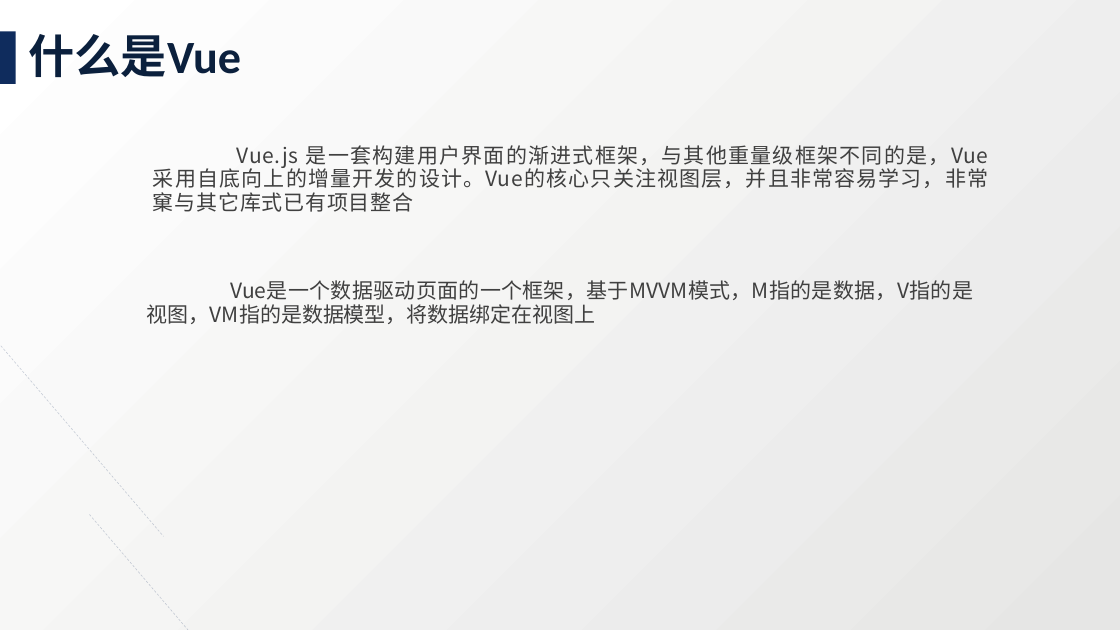
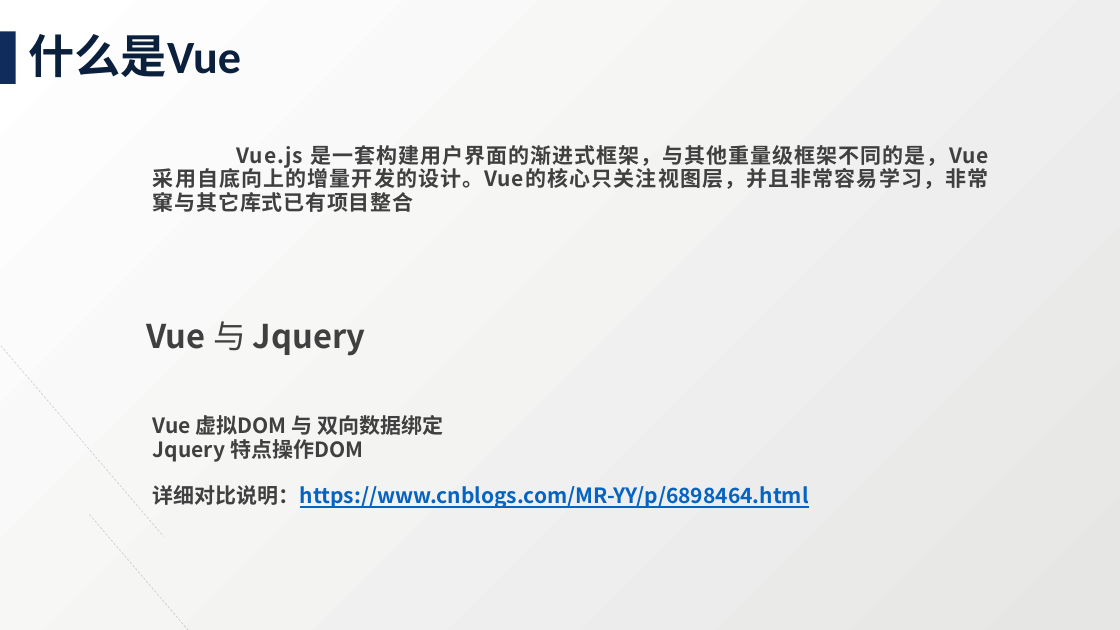
Before and after one commit to hmesingfw/charantia, a slide deck: slide 3 of vue-demo/Vue 学习培训.pptx. Drawn at 1120x630 pixels with LibreOffice and Linux fonts; fonts in the diff are those of the drawing. Boxes give left, top, right and bottom in pixels: in the first picture for what was removed or moved away, otherwise in the second. Text is boxed around its words. In the diff, an @@ line names an element or a change of style, - is before the commit and + after.

```diff
--- a/vue-demo/Vue 学习培训.pptx
+++ b/vue-demo/Vue 学习培训.pptx
@@ text "Vue.js 是一套构建用户界面的渐进式框架，与其他重量级框架不同的是，Vue采用自底向上的增量开发的设计。Vue的核心 ..." at [153,145,988,212]: bold on @@
@@ text added at [147,321,366,356], 28 pt, text #404040, bold @@
+Vue 与 Jquery
@@ text at [153,415,809,508]: text changed; text colour #404040 to #0563C1; bold on @@
-Vue是一个数据驱动页面的一个框架，基于MVVM模式，M指的是数据，V指的是视图，VM指的是数据模型，将数据绑定在视图上
+Vue 虚拟DOM 与 双向数据绑定
+Jquery 特点操作DOM
+详细对比说明：https://www.cnblogs.com/MR-YY/p/6898464.html
```
Also in this commit, not shown: 4 other slides changed, 1 slide added, 4 other files.
